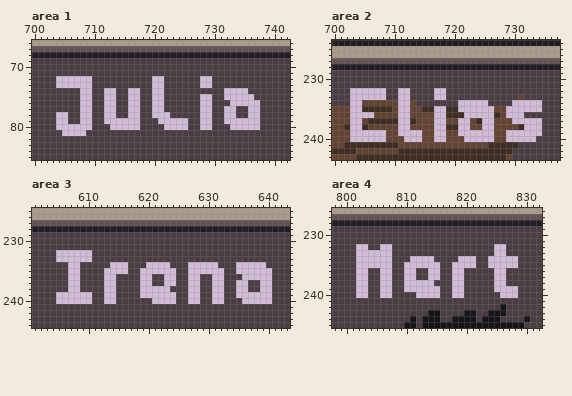
One commit to this pixel-art file: godot/res/characters/characters.aseprite. The first picture shows the starting point.
960x480 pixels, 1 frame. Colours within 5 levels of each other are drawn and written as one. Shown: area 1: x 700..742, y 66..85; area 2: x 700..737, y 224..243; area 3: x 601..643, y 225..244; area 4: x 798..832, y 226..245. The commit also changed other parts of the picture, which this record leaves out.
New version:
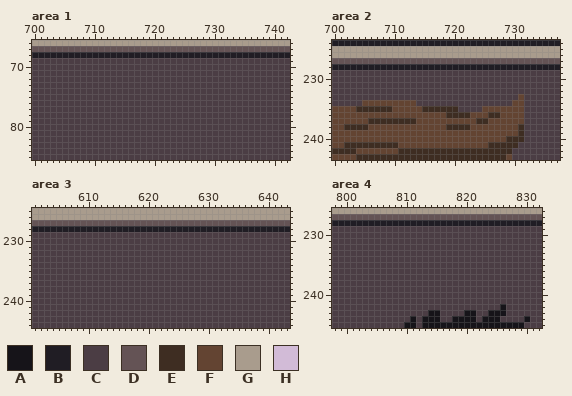
Palette (. is transparent): A #161419  B #201d24  C #4b3d44  D #645355  E #3e2d22  F #634432  G #a99c8d  H #d2bbd7
Changes in this commit:
layer "Labels" now hidden
Changed rows in their new state; - is an unchanged pixel.
Area 1:
first column x 704:
72 CCCCCC----------CC------CC--------
73 CCCCCC----------CC------CC--------
74 ----CC--CC--CC--CC----------CCCC--
75 ----CC--CC--CC--CC------CC--CCCCC-
76 ----CC--CC--CC--CC------CC---CCCCC
77 ----CC--CC--CC--CC------CC--CC--CC
78 CC--CC--CC--CC--CCC-----CC--CC--CC
79 CC--CC--CCCCCC---CCCCC--CC--CCCCCC
80 CCCCCC---CCCCC----CCCC--CC---CCCCC
81 -CCCC-----------------------------
Area 2:
first column x 703:
232 CCCCCC--CC----CC----------------
233 CCCCCC--CC----CC----------------
234 CC------FF--------CCCCC----FFCCC
235 FE------FF----EE--CCCCFF--FFFCCC
236 FFFF----FF----FF---EFFFE--FFF---
237 FF------EE----FF--FF--EF---FFCCC
238 EE------FF----FF--EE--FF-----CCC
239 FFFFFF--FFFF--FF--FFFFFF--FFECCC
240 FFFFFF---FFF--FF---FFFFF--EEECC-
Area 3:
first column x 605:
232 CCCCCC------------------------------
233 CCCCCC------------------------------
234 --CC-----CCC---CCCC---CCCCC---CCCCC-
235 --CC----CCCC--CCCCCC--CCCCCC--CCCCCC
236 --CC----CC----CC--CC--CC--CC---CCCCC
237 --CC----CC----CC--CC--CC--CC--CC--CC
238 --CC----CC----CCCCC---CC--CC--CC--CC
239 CCCCCC--CC----CCCCCC--CC--CC--CCCCCC
240 CCCCCC--CC------CCCC--CC--CC---CCCCC
Area 4:
first column x 802:
232 CC--CC-----------------CC--
233 CCCCCC-----------------CC--
234 CCCCCC---CCCC----CCC--CCCCC
235 CCCCCC--CCCCCC--CCCC--CCCCC
236 CC--CC--CC--CC--CC-----CC--
237 CC--CC--CC--CC--CC-----CC--
238 CC--CC--CCCCC---CC-----CC--
239 CC--CC--CCCCCC--CC-----CCCC
240 CC--CC----CCCC--CC------CCC
Where, in picture pixels (left, top, right, bottom), the same in both pictures:
changed: (56, 76, 260, 136)
changed: (350, 88, 542, 142)
changed: (56, 250, 272, 304)
changed: (356, 244, 518, 298)
